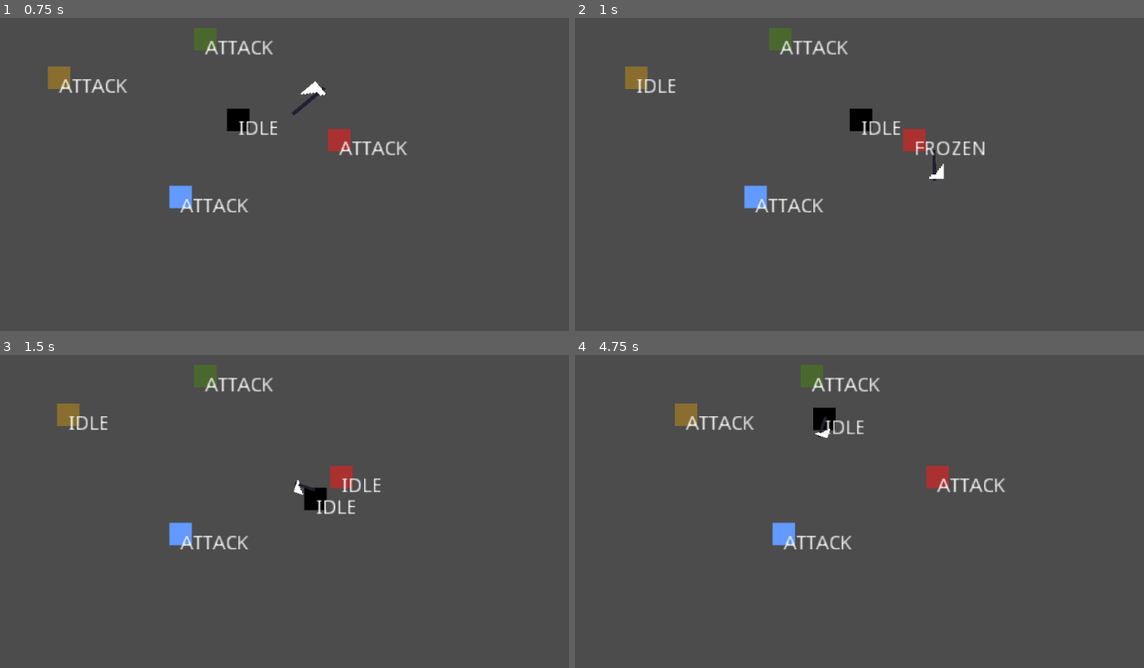
Above: before the commit, frames 1-4 (two rows, left to right).
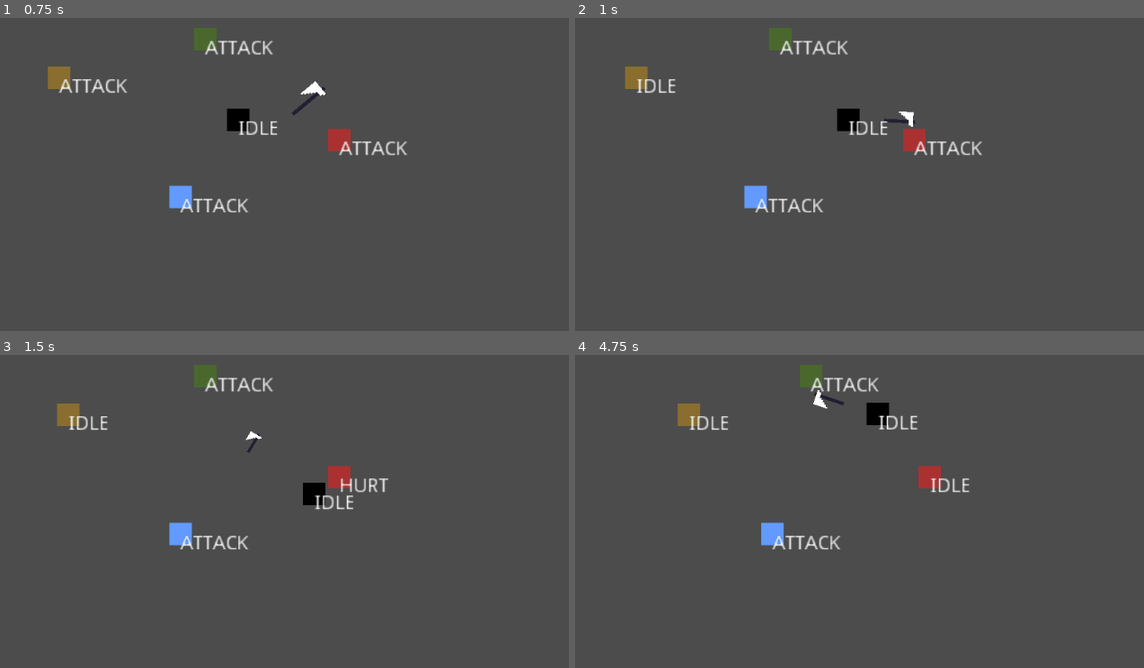
Above: after the commit, the same moments.

Repository: renzoventura/god-of-war
Game: Godot game, scene res://scenes/level/TemplateLevel.tscn
Same seed, same stepped clock (60 frames per second), same inputs: the game is played once before the commit and once after it.
Inputs (mouse positions are in pixels of both pictures, inside the frame that each line leads up to):
- Up to frame 1 (0.75 s): tap Enter at 0.5 s; move the mouse to (369, 99) at 0.52 s; hold D (right) from 0.53 s (still down); click (369, 99) at 0.6 s
- Up to frame 2 (1 s): keep holding D (right); right-click (944, 99) at 0.8 s
- Up to frame 3 (1.5 s): move the mouse to (68, 477) at 1.27 s; release D (right) at 1.28 s; hold S (down) from 1.28 s (still down); right-click (68, 477) at 1.35 s
- Up to frame 4 (4.75 s): click (643, 477) at 1.55 s; move the mouse to (853, 364) at 2.02 s; release S (down) at 2.03 s; hold D (right) 2.03-2.78 s; click (853, 364) at 2.1 s; right-click (853, 364) at 2.3 s; move the mouse to (745, 542) at 2.77 s; hold W (up) 2.78-3.53 s; tap Space (dash) at 2.85 s; click (745, 542) at 3.05 s; move the mouse to (1001, 520) at 3.52 s; hold A (left) from 3.53 s (still down); right-click (1001, 520) at 3.6 s; move the mouse to (outside the picture) at 4.27 s; click (outside the picture) at 4.35 s

Frame 1 is identical in both runs. In frame 2, 1.1% of the frame differs, in the area x 45-73%, y 29-53%; in frame 3, 0.8%; in frame 4, 2.7%, in the area x 17-76%, y 3-63%.

Commit message:
Fix state machine bug on axe

Diff:
--- /dev/null
+++ b/scenes/enemy/BasherEnemy.gd
@@ -0,0 +1,15 @@
+extends "res://scenes/enemy/Enemy.gd"
+
+# Declare member variables here. Examples:
+# var a = 2
+# var b = "text"
+
+
+# Called when the node enters the scene tree for the first time.
+func _ready():
+	pass # Replace with function body.
+
+
+# Called every frame. 'delta' is the elapsed time since the previous frame.
+#func _process(delta):
+#	pass
--- a/scenes/enemy/BasherEnemy.tscn
+++ b/scenes/enemy/BasherEnemy.tscn
@@ -1,9 +1,11 @@
-[gd_scene load_steps=3 format=2]
+[gd_scene load_steps=4 format=2]
 
 [ext_resource path="res://scenes/enemy/Enemy.tscn" type="PackedScene" id=1]
 [ext_resource path="res://assets/enemy/basher_enemy.png" type="Texture" id=2]
+[ext_resource path="res://scenes/enemy/BasherEnemy.gd" type="Script" id=3]
 
 [node name="BasherEnemy" instance=ExtResource( 1 )]
+script = ExtResource( 3 )
 
 [node name="Sprite" parent="." index="0"]
 texture = ExtResource( 2 )
--- /dev/null
+++ b/scenes/enemy/BossEnemy.gd
@@ -0,0 +1,16 @@
+extends "res://scenes/enemy/Enemy.gd"
+
+
+# Declare member variables here. Examples:
+# var a = 2
+# var b = "text"
+
+
+# Called when the node enters the scene tree for the first time.
+func _ready():
+	pass # Replace with function body.
+
+
+# Called every frame. 'delta' is the elapsed time since the previous frame.
+#func _process(delta):
+#	pass
--- a/scenes/enemy/BossEnemy.tscn
+++ b/scenes/enemy/BossEnemy.tscn
@@ -1,5 +1,7 @@
-[gd_scene load_steps=2 format=2]
+[gd_scene load_steps=3 format=2]
 
 [ext_resource path="res://scenes/enemy/Enemy.tscn" type="PackedScene" id=1]
+[ext_resource path="res://scenes/enemy/BossEnemy.gd" type="Script" id=2]
 
 [node name="Enemy" instance=ExtResource( 1 )]
+script = ExtResource( 2 )
--- /dev/null
+++ b/scenes/enemy/RangeEnemy.gd
@@ -0,0 +1,16 @@
+extends "res://scenes/enemy/Enemy.gd"
+
+
+# Declare member variables here. Examples:
+# var a = 2
+# var b = "text"
+
+
+# Called when the node enters the scene tree for the first time.
+func _ready():
+	pass # Replace with function body.
+
+
+# Called every frame. 'delta' is the elapsed time since the previous frame.
+#func _process(delta):
+#	pass
--- a/scenes/enemy/RangeEnemy.tscn
+++ b/scenes/enemy/RangeEnemy.tscn
@@ -1,12 +1,11 @@
-[gd_scene load_steps=3 format=2]
+[gd_scene load_steps=4 format=2]
 
 [ext_resource path="res://scenes/enemy/Enemy.tscn" type="PackedScene" id=1]
 [ext_resource path="res://assets/enemy/range_enemy.png" type="Texture" id=2]
+[ext_resource path="res://scenes/enemy/RangeEnemy.gd" type="Script" id=3]
 
 [node name="RangeEnemy" instance=ExtResource( 1 )]
+script = ExtResource( 3 )
 
 [node name="Sprite" parent="." index="0"]
 texture = ExtResource( 2 )
-
-[node name="CollisionShape2D" parent="." index="1"]
-visible = false
--- /dev/null
+++ b/scenes/enemy/SwarmEnemy.gd
@@ -0,0 +1,16 @@
+extends "res://scenes/enemy/Enemy.gd"
+
+
+# Declare member variables here. Examples:
+# var a = 2
+# var b = "text"
+
+
+# Called when the node enters the scene tree for the first time.
+func _ready():
+	pass # Replace with function body.
+
+
+# Called every frame. 'delta' is the elapsed time since the previous frame.
+#func _process(delta):
+#	pass
--- a/scenes/enemy/SwarmEnemy.tscn
+++ b/scenes/enemy/SwarmEnemy.tscn
@@ -1,9 +1,11 @@
-[gd_scene load_steps=3 format=2]
+[gd_scene load_steps=4 format=2]
 
 [ext_resource path="res://scenes/enemy/Enemy.tscn" type="PackedScene" id=1]
 [ext_resource path="res://assets/enemy/swarm_enemy.png" type="Texture" id=2]
+[ext_resource path="res://scenes/enemy/SwarmEnemy.gd" type="Script" id=3]
 
 [node name="SwarmEnemy" instance=ExtResource( 1 )]
+script = ExtResource( 3 )
 
 [node name="Sprite" parent="." index="0"]
 texture = ExtResource( 2 )
--- a/scenes/player/Sword.gd
+++ b/scenes/player/Sword.gd
@@ -6,7 +6,7 @@
 
 export (float) var acceleration = 2 * 60
 export (float) var fly_speed = 50 * 60
-
+export (bool) var is_attacking = false
 onready var animationPlayer = $"SwordArea/AnimationPlayer"
 onready var parent: = get_parent()
 onready var swordCollision = $"SwordArea/CollisionShape2D"
@@ -22,6 +22,7 @@
 var is_returnable = false
 var body_sticked_on;
 var mana = recharge_mana_amount
+
 
 func _ready():
 	mana = recharge_mana_amount
@@ -49,7 +50,7 @@
 	can_return = false
 	if Input.is_action_just_pressed("attack"):
 		attack()
-	if Input.is_action_just_pressed("throw"):
+	elif (Input.is_action_just_pressed("throw") and !is_attacking):
 		flying()
 		swordCollision.disabled = false
 		fly_speed = 20 * 60
--- a/scenes/player/Sword.tscn
+++ b/scenes/player/Sword.tscn
@@ -53,6 +53,18 @@
 "transitions": PoolRealArray( 1, 1, 1, 1, 1, 1, 1 ),
 "update": 1,
 "values": [ true, false, false, false, false, false, true ]
+}
+tracks/4/type = "value"
+tracks/4/path = NodePath("..:is_attacking")
+tracks/4/interp = 1
+tracks/4/loop_wrap = true
+tracks/4/imported = false
+tracks/4/enabled = true
+tracks/4/keys = {
+"times": PoolRealArray( 0, 0.5 ),
+"transitions": PoolRealArray( 1, 1 ),
+"update": 1,
+"values": [ true, false ]
 }
 
 [sub_resource type="Animation" id=2]
